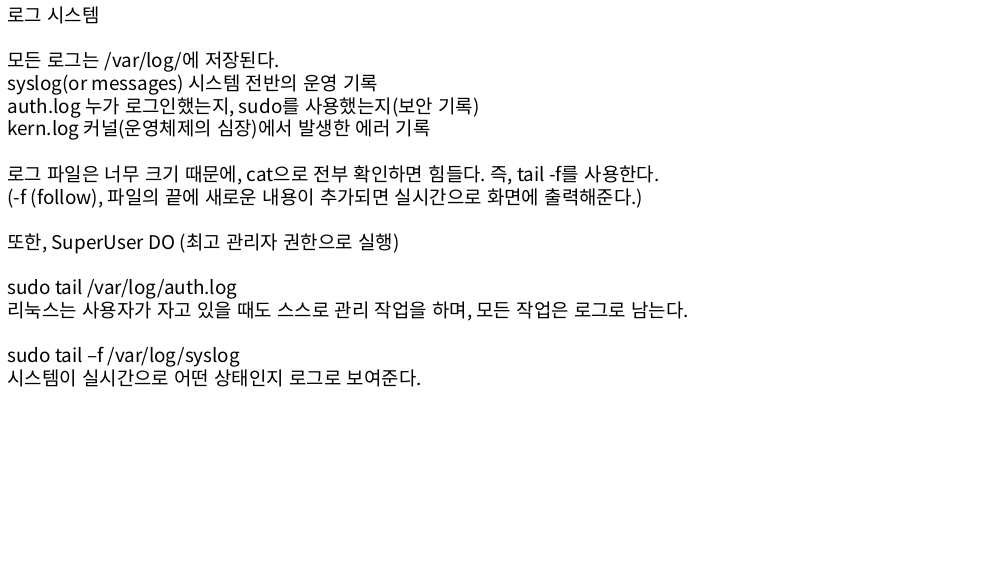
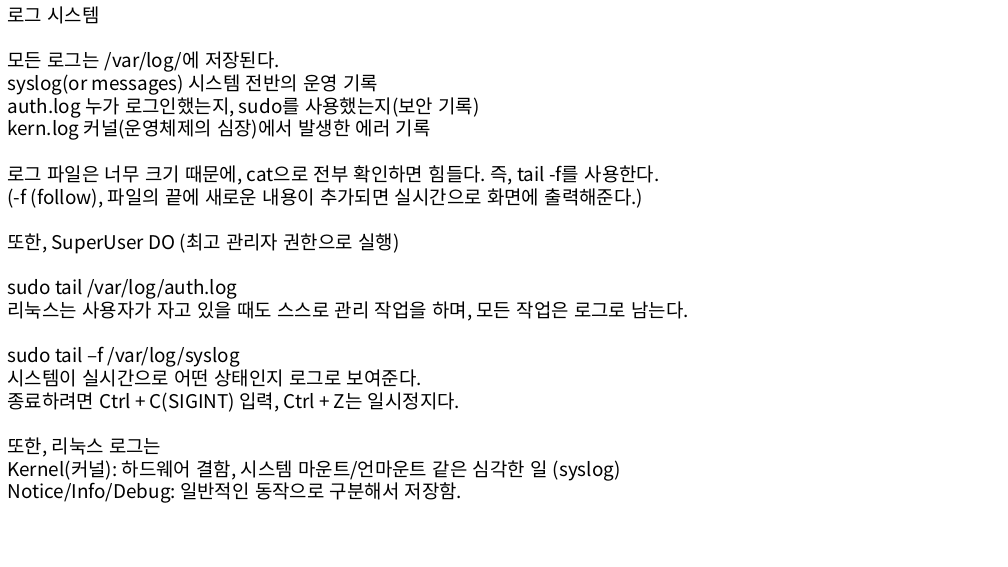
Before and after one commit to dimodimo0121/TIL, a slide deck: slide 10 of Linux/리눅스 공부.pptx. Drawn at 1008x567 pixels with LibreOffice and Linux fonts; fonts in the diff are those of the drawing. Boxes give left, top, right and bottom in pixels: in the first picture for what was removed or moved away, otherwise in the second. Text is boxed around its words. In the diff, an @@ line names an element or a change of style, - is before the commit and + after.

```diff
--- a/Linux/리눅스 공부.pptx
+++ b/Linux/리눅스 공부.pptx
@@ text at (7, 392, 621, 503): paragraphs added @@
+종료하려면 Ctrl + C(SIGINT) 입력, Ctrl + Z는 일시정지다.
+또한, 리눅스 로그는
+Kernel(커널): 하드웨어 결함, 시스템 마운트/언마운트 같은 심각한 일 (syslog)
+Notice/Info/Debug: 일반적인 동작으로 구분해서 저장함.
```
Also in this commit, not shown: 2 slides added, 1 other file.
